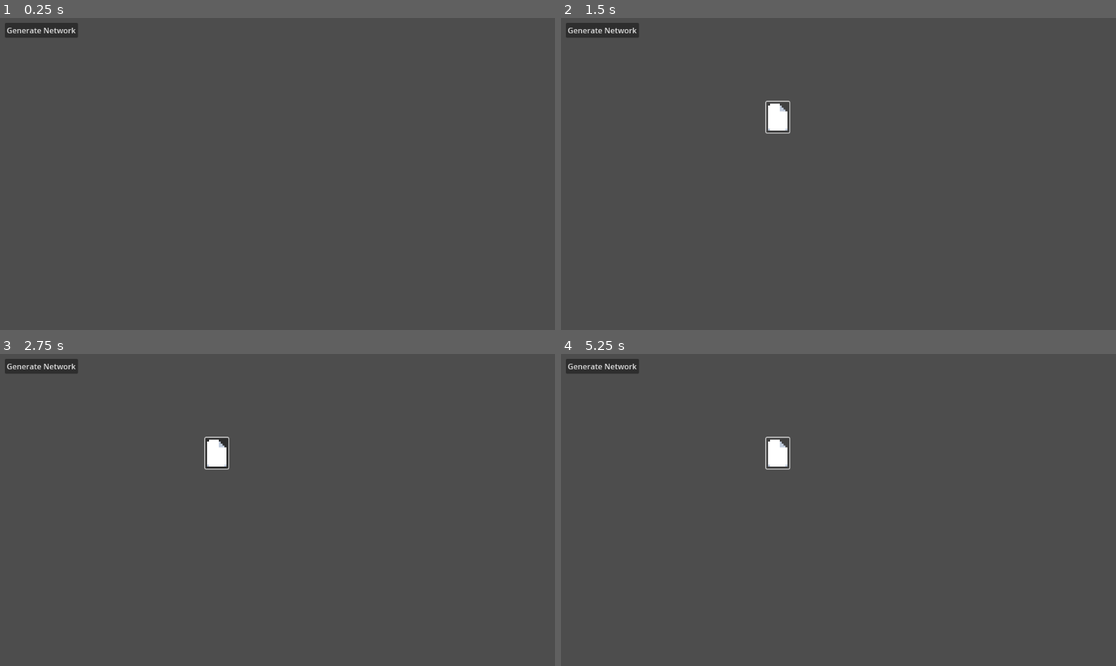
Above: before the commit, frames 1-4 (two rows, left to right).
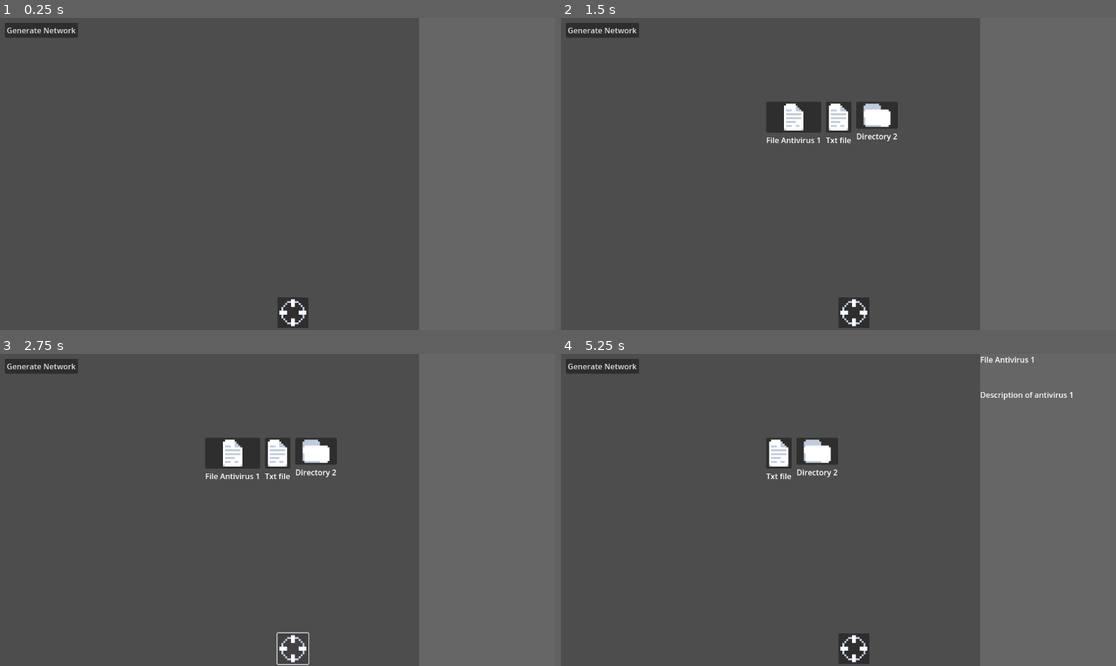
Above: after the commit, the same moments.

Repository: Kawottex/ProjectIntrusion
Game: Godot game, scene res://scenes/main_scene.tscn
Same seed, same stepped clock (60 frames per second), same inputs: the game is played once before the commit and once after it.
Inputs (mouse positions are in pixels of both pictures, inside the frame that each line leads up to; where the layout moved, square brackets give the same spot in the first picture):
- Up to frame 1 (0.25 s): no input
- Up to frame 2 (1.5 s): click "Generate Network" at 0.5 s; click (783, 117) [777, 117] at 1.25 s
- Up to frame 3 (2.75 s): click (294, 647) at 2.02 s
- Up to frame 4 (5.25 s): click (777, 453) at 2.77 s; click "Generate Network" at 3.5 s; click (855, 647) at 4.27 s; click (777, 453) at 5.02 s

The runs differ from the first frame. In frame 1, 25% of the frame differs, in the area x 50-100%, y 0-100%; in frame 2, 27%, in the area x 36-100%, y 0-100%; in frame 3, 27%; in frame 4, 26%.
Error before the commit: Invalid access to property or key 'name' on a base object of type 'Nil'. (res://scripts/system_element_generator.gd:13)

Commit message:
Continue UI and actions

Diff:
--- a/project.godot
+++ b/project.godot
@@ -21,4 +21,4 @@
 MissionManager="*res://scripts/mission_manager.gd"
 NetworkGenerator="*res://scripts/network_generator.gd"
 SystemManager="*res://scripts/system_manager.gd"
-SystemElementGenerator="*res://scenes/system_element_generator.tscn"
+SysElemGenerator="*res://scenes/sys_elem_generator.tscn"
--- a/scenes/action_container.gd
+++ /dev/null
@@ -1,3 +0,0 @@
-extends Control
-
-@export var box_container: HBoxContainer
--- a/scenes/action_container.tscn
+++ b/scenes/action_container.tscn
@@ -1,6 +1,6 @@
 [gd_scene load_steps=2 format=3 uid="uid://0ljt48pcjgnj"]
 
-[ext_resource type="Script" path="res://scenes/action_container.gd" id="1_ft0uo"]
+[ext_resource type="Script" path="res://scripts/ui/action_container.gd" id="1_ft0uo"]
 
 [node name="ActionContainer" type="Control" node_paths=PackedStringArray("box_container")]
 layout_mode = 3
--- /dev/null
+++ b/scenes/file_description_window.tscn
@@ -0,0 +1,42 @@
+[gd_scene load_steps=2 format=3 uid="uid://b2cra1ff3oq7p"]
+
+[ext_resource type="Script" path="res://scripts/ui/file_description_window.gd" id="1_a0xsp"]
+
+[node name="FileDescriptionWindow" type="Control" node_paths=PackedStringArray("file_name_label", "file_description_label")]
+layout_mode = 3
+anchors_preset = 15
+anchor_right = 1.0
+anchor_bottom = 1.0
+grow_horizontal = 2
+grow_vertical = 2
+script = ExtResource("1_a0xsp")
+file_name_label = NodePath("VBoxContainer/FileNameLabel")
+file_description_label = NodePath("VBoxContainer/FileDescriptionLabel")
+
+[node name="ColorRect" type="ColorRect" parent="."]
+layout_mode = 1
+anchors_preset = 15
+anchor_right = 1.0
+anchor_bottom = 1.0
+grow_horizontal = 2
+grow_vertical = 2
+color = Color(0.400698, 0.400698, 0.400698, 1)
+
+[node name="VBoxContainer" type="VBoxContainer" parent="."]
+layout_mode = 1
+anchors_preset = 15
+anchor_right = 1.0
+anchor_bottom = 1.0
+grow_horizontal = 2
+grow_vertical = 2
+theme_override_constants/separation = 50
+
+[node name="FileNameLabel" type="Label" parent="VBoxContainer"]
+custom_minimum_size = Vector2(100, 20)
+layout_mode = 2
+autowrap_mode = 3
+
+[node name="FileDescriptionLabel" type="Label" parent="VBoxContainer"]
+custom_minimum_size = Vector2(100, 20)
+layout_mode = 2
+autowrap_mode = 3
--- a/scenes/hack_command_button.tscn
+++ b/scenes/hack_command_button.tscn
@@ -1,17 +1,9 @@
 [gd_scene load_steps=2 format=3 uid="uid://d05crcq4qs08u"]
 
-[ext_resource type="Script" path="res://scripts/hack_command_button.gd" id="1_ic7y4"]
+[ext_resource type="Script" path="res://scripts/ui/hack_command_button.gd" id="1_ic7y4"]
 
-[node name="HackCommandButton" type="Control"]
-layout_mode = 3
-anchors_preset = 15
-anchor_right = 1.0
-anchor_bottom = 1.0
-grow_horizontal = 2
-grow_vertical = 2
-script = ExtResource("1_ic7y4")
-
-[node name="Button" type="Button" parent="."]
-layout_mode = 0
+[node name="HackCommandButton" type="Button" node_paths=PackedStringArray("main_button")]
 offset_right = 8.0
 offset_bottom = 8.0
+script = ExtResource("1_ic7y4")
+main_button = NodePath(".")
--- a/scenes/main_scene.tscn
+++ b/scenes/main_scene.tscn
@@ -1,7 +1,8 @@
-[gd_scene load_steps=3 format=3 uid="uid://sxgl4pw20jg"]
+[gd_scene load_steps=4 format=3 uid="uid://sxgl4pw20jg"]
 
-[ext_resource type="Script" path="res://scenes/generate_network_btn.gd" id="1_hbjyx"]
+[ext_resource type="Script" path="res://scripts/ui/generate_network_btn.gd" id="1_hbjyx"]
 [ext_resource type="PackedScene" uid="uid://0ljt48pcjgnj" path="res://scenes/action_container.tscn" id="2_6nuwt"]
+[ext_resource type="PackedScene" uid="uid://b2cra1ff3oq7p" path="res://scenes/file_description_window.tscn" id="3_bmjce"]
 
 [node name="MainScene" type="Node2D"]
 
@@ -36,4 +37,12 @@
 anchor_left = 0.5
 anchor_top = 1.0
 anchor_right = 0.5
+offset_top = -68.0
+offset_bottom = -68.0
 grow_vertical = 0
+
+[node name="FileDescriptionWindow" parent="MainCanvasLayer" instance=ExtResource("3_bmjce")]
+anchors_preset = -1
+anchor_left = 0.755
+offset_left = 0.239929
+grow_horizontal = 0
--- a/scenes/sys_elem_button.tscn
+++ b/scenes/sys_elem_button.tscn
@@ -1,12 +1,12 @@
 [gd_scene load_steps=3 format=3 uid="uid://ckg8bnio24yc0"]
 
-[ext_resource type="Script" path="res://scripts/sys_elem_button.gd" id="1_tkik7"]
+[ext_resource type="Script" path="res://scripts/ui/sys_elem_button.gd" id="1_6dhti"]
 [ext_resource type="Texture2D" uid="uid://byj06jtyshr3t" path="res://assets/Lucid V1.2/SVG/Shadow/File.svg" id="2_o8ui3"]
 
 [node name="FileButton" type="VBoxContainer" node_paths=PackedStringArray("main_button", "main_label")]
 offset_right = 40.0
 offset_bottom = 40.0
-script = ExtResource("1_tkik7")
+script = ExtResource("1_6dhti")
 main_button = NodePath("MainButton")
 main_label = NodePath("MainLabel")
 
--- /dev/null
+++ b/scenes/sys_elem_generator.tscn
@@ -0,0 +1,12 @@
+[gd_scene load_steps=4 format=3 uid="uid://dqagil4jm1vo4"]
+
+[ext_resource type="Script" path="res://scripts/sys_elem_generator.gd" id="1_7jwgm"]
+[ext_resource type="Texture2D" uid="uid://152iing3563v" path="res://assets/Lucid V1.2/SVG/Shadow/Folder.svg" id="2_f606p"]
+[ext_resource type="Texture2D" uid="uid://dayrq7f8oeha4" path="res://assets/Lucid V1.2/SVG/Shadow/File-Text.svg" id="3_17pt7"]
+
+[node name="SysElemGenerator" type="Node"]
+script = ExtResource("1_7jwgm")
+elements_icons = {
+2: ExtResource("2_f606p"),
+3: ExtResource("3_17pt7")
+}
--- a/scenes/system_element_generator.tscn
+++ /dev/null
@@ -1,12 +0,0 @@
-[gd_scene load_steps=4 format=3 uid="uid://dqagil4jm1vo4"]
-
-[ext_resource type="Script" path="res://scripts/system_element_generator.gd" id="1_7yamb"]
-[ext_resource type="Texture2D" uid="uid://152iing3563v" path="res://assets/Lucid V1.2/SVG/Shadow/Folder.svg" id="2_1npkf"]
-[ext_resource type="Texture2D" uid="uid://dayrq7f8oeha4" path="res://assets/Lucid V1.2/SVG/Shadow/File-Text.svg" id="3_l1gsk"]
-
-[node name="SystemElementGenerator" type="Node"]
-script = ExtResource("1_7yamb")
-elements_icons = {
-2: ExtResource("2_1npkf"),
-3: ExtResource("3_l1gsk")
-}
--- a/scripts/hack_commands/delete_file_command.gd
+++ b/scripts/hack_commands/delete_file_command.gd
@@ -6,12 +6,16 @@
 	command_description = preload("res://resources/hack_commands/delete_file_command.tres")
 
 func mouse_execute():
-	# Get selected file
-	var arg = 0
-	delete_file(arg)
+	var selected_file: FileElementDescription = SystemManager.current_selected_file
+	if selected_file != null:
+		delete_file(selected_file)
+	else:
+		print("Can't execute delete command, no file selected")
+
 
 func cli_execute(arg):
 	delete_file(arg)
 
+
 func delete_file(file_to_delete):
 	SystemManager.delete_system_element(file_to_delete)
--- a/scripts/hack_commands/hack_command_description.gd
+++ b/scripts/hack_commands/hack_command_description.gd
@@ -1,8 +1,8 @@
 class_name HackCommandDescription extends Resource
 
 enum HackCommandType {
-    NONE,
-    DELETE_FILE,
+	NONE,
+	DELETE_FILE,
 }
 
 @export var command_name: String
@@ -12,10 +12,10 @@
 
 
 func _init(
-    p_command_name = "",
-    p_command_type = HackCommandType.NONE,
-    p_command_icon = null
+	p_command_name = "",
+	p_command_type = HackCommandType.NONE,
+	p_command_icon = null
 ):
-    command_name = p_command_name
-    command_type = p_command_type
-    command_icon = p_command_icon
+	command_name = p_command_name
+	command_type = p_command_type
+	command_icon = p_command_icon
--- a/scripts/mission_manager.gd
+++ b/scripts/mission_manager.gd
@@ -4,7 +4,6 @@
 
 @onready var tmp_mission_file: NetworkElementDescription = preload("res://resources/missions/test_network.tres")
 
-var current_mission: NetworkElementDescription
 
 func trigger_network_generation():
 	NetworkGenerator.clear_grid_container()
@@ -13,4 +12,4 @@
 
 func load_mission(mission_file: NetworkElementDescription):
 	SystemManager.init_current_system(mission_file)
-	NetworkGenerator.generate_elem_network(current_mission)
+	NetworkGenerator.generate_elem_network(SystemManager.current_system)
--- a/scripts/network_generator.gd
+++ b/scripts/network_generator.gd
@@ -10,24 +10,16 @@
 
 
 func generate_elem_network(network_desc: NetworkElementDescription):
-	var click_callback: Callable = Callable(self, "generate_network_element_content")
-	SystemElementGenerator.generate_system_element(network_desc, click_callback)
+	SysElemGenerator.generate_system_element(network_desc)
 
 
 func generate_elem_directory(dir_desc: DirectoryElementDescription, is_prev_dir: bool = false):
-	var click_callback: Callable = Callable(self, "generate_directory_content")
 	dir_desc.is_prev_dir = is_prev_dir
-	SystemElementGenerator.generate_system_element(dir_desc, click_callback)
+	SysElemGenerator.generate_system_element(dir_desc)
 
 
 func generate_elem_file(file_desc: FileElementDescription):
-	var click_callback: Callable = Callable(self, "display_file_info")
-	SystemElementGenerator.generate_system_element(file_desc, click_callback)
-
-
-func generate_network_element_content(network_elem_desc: NetworkElementDescription):
-	var root_directory: DirectoryElementDescription = network_elem_desc.root_directory
-	generate_directory_content(root_directory)
+	SysElemGenerator.generate_system_element(file_desc)
 
 
 func generate_directory_content(dir_desc: DirectoryElementDescription):
@@ -46,10 +38,6 @@
 			generate_elem_file(elem_desc)
 
 
-func display_file_info(file_desc: FileElementDescription):
-	print("file desc: " + file_desc.description)
-
-
 func clear_grid_container():
 	for child in grid_container.get_children():
 		grid_container.remove_child(child)
--- /dev/null
+++ b/scripts/sys_elem_behaviour/directory_elem_behaviour.gd
@@ -0,0 +1,5 @@
+class_name DirectoryElemBehaviour extends SysElemBehaviour
+
+func execute_behaviour():
+	SystemManager.set_current_directory(sys_elem_description)
+	NetworkGenerator.generate_directory_content(sys_elem_description)
--- /dev/null
+++ b/scripts/sys_elem_behaviour/file_elem_behaviour.gd
@@ -0,0 +1,6 @@
+class_name FileElemBehaviour extends SysElemBehaviour
+
+func execute_behaviour():
+	var file_desc_win : FileDescriptionWindow = UIManager.get_file_description_window()
+	file_desc_win.set_file(sys_elem_description)
+	SystemManager.set_current_selected_file(sys_elem_description)
--- /dev/null
+++ b/scripts/sys_elem_behaviour/network_elem_behaviour.gd
@@ -0,0 +1,6 @@
+class_name NetworkElemBehaviour extends SysElemBehaviour
+
+func execute_behaviour():
+	var root_directory: DirectoryElementDescription = sys_elem_description.root_directory
+	SystemManager.set_current_directory(root_directory)
+	NetworkGenerator.generate_directory_content(root_directory)
--- /dev/null
+++ b/scripts/sys_elem_behaviour/sys_elem_behaviour.gd
@@ -0,0 +1,9 @@
+class_name SysElemBehaviour extends Object
+
+var sys_elem_description: SystemElementDescription
+
+func _init(p_sys_elem_description: SystemElementDescription):
+	sys_elem_description = p_sys_elem_description
+
+func execute_behaviour():
+	print("No behaviour implemented for this sys element")
--- a/scripts/sys_elem_button.gd
+++ /dev/null
@@ -1,16 +0,0 @@
-class_name SysElemButton extends Control
-
-@export var main_button: Button
-@export var main_label: Label
-
-var sys_elem_description: SystemElementDescription
-
-
-func _ready():
-	main_button.pressed.connect(_on_main_button_pressed)
-
-
-func _on_main_button_pressed():
-	# TODO: Display selected file and register it somewhere
-	# to be used by delete_file_command
-	pass
--- /dev/null
+++ b/scripts/sys_elem_generator.gd
@@ -0,0 +1,33 @@
+extends Node
+
+@onready var grid_container = UIManager.get_grid_container()
+@onready var file_button_scene = preload("res://scenes/sys_elem_button.tscn")
+
+@export var elements_icons: Dictionary
+
+
+func generate_system_element(element_desc: SystemElementDescription) -> SysElemButton:
+	# Common behaviour
+	var new_file_button: SysElemButton = file_button_scene.instantiate().with_data(element_desc)
+	grid_container.add_child(new_file_button)
+	new_file_button.main_label.text = element_desc.name
+
+	if element_desc.element_type in elements_icons:
+		new_file_button.main_button.icon = elements_icons[element_desc.element_type]
+
+	# Specific behaviour
+	match element_desc.element_type:
+		SystemElementDescription.SystemElementType.DIRECTORY:
+			generate_directory_element(new_file_button, element_desc)
+		SystemElementDescription.SystemElementType.FILE:
+			generate_file_element(new_file_button, element_desc)
+
+	return new_file_button
+
+func generate_directory_element(directory_button: SysElemButton, dir_desc: DirectoryElementDescription):
+	if dir_desc.is_prev_dir:
+		directory_button.main_label.text = ".."
+
+
+func generate_file_element(_file_button: SysElemButton, _file_desc: FileElementDescription):
+	pass
--- a/scripts/system_descriptions/directory_element_description.gd
+++ b/scripts/system_descriptions/directory_element_description.gd
@@ -19,3 +19,13 @@
 func remove_child(p_child: SystemElementDescription):
 	if p_child in directory_content:
 		directory_content.erase(p_child)
+
+
+func get_str_description() -> String:
+	var str_desc = super()
+	str_desc += "[DirectoryElementDescription]\n"
+	str_desc += "Is Root: " + str(is_root) + "\n"
+	str_desc += "Directory content:\n"
+	for sys_elem in directory_content:
+		str_desc += sys_elem.get_str_description()
+	return str_desc
--- a/scripts/system_descriptions/system_element_description.gd
+++ b/scripts/system_descriptions/system_element_description.gd
@@ -40,3 +40,14 @@
 	protections = p_protections
 
 	parent_element = null
+
+func get_str_description() -> String:
+	var str_desc = "[SystemElementDescription]\n"
+	str_desc += "GUID: " + guid + "\n"
+	str_desc += "Name: " + name + "\n"
+	str_desc += "Element type: " + str(element_type) + "\n"
+	str_desc += "Description: " + description + "\n"
+	str_desc += "Interaction type: " + str(interaction_type) + "\n"
+	str_desc += "Protections: TODO" + "\n"
+	str_desc += "\n"
+	return str_desc
--- a/scripts/system_element_generator.gd
+++ /dev/null
@@ -1,33 +0,0 @@
-extends Node
-
-@onready var grid_container = UIManager.get_grid_container()
-@onready var file_button_scene = preload("res://scenes/sys_elem_button.tscn")
-
-@export var elements_icons: Dictionary
-
-
-func generate_system_element(element_desc: SystemElementDescription, click_callback: Callable) -> SysElemButton:
-	# Common behaviour
-	var new_file_button: SysElemButton = file_button_scene.instantiate()
-	grid_container.add_child(new_file_button)
-	new_file_button.main_label.text = element_desc.name
-	new_file_button.main_button.pressed.connect(click_callback.bind(element_desc))
-	new_file_button.sys_elem_description = element_desc
-
-	# Specific behaviour
-	match element_desc.element_type:
-		SystemElementDescription.SystemElementType.DIRECTORY:
-			generate_directory_element(new_file_button, element_desc)
-		SystemElementDescription.SystemElementType.FILE:
-			generate_file_element(new_file_button, element_desc)
-
-	return new_file_button
-
-func generate_directory_element(directory_button: SysElemButton, folder_desc: DirectoryElementDescription):
-	directory_button.main_button.icon = elements_icons[folder_desc.element_type]
-	if folder_desc.is_prev_dir:
-		directory_button.main_label.text = ".."
-
-
-func generate_file_element(file_button: SysElemButton, file_desc: FileElementDescription):
-	file_button.main_button.icon = elements_icons[file_desc.element_type]
--- a/scripts/system_manager.gd
+++ b/scripts/system_manager.gd
@@ -1,10 +1,29 @@
 extends Node
 
 var current_system: NetworkElementDescription
+var current_directory: DirectoryElementDescription
+var current_selected_file: FileElementDescription
+
 
 func init_current_system(p_system: NetworkElementDescription):
 	current_system = p_system.duplicate(true)
 
+
 func delete_system_element(p_elem: SystemElementDescription):
 	if p_elem.parent_element is DirectoryElementDescription:
 		p_elem.parent_element.remove_child(p_elem)
+		refresh_current_directory()
+
+
+func set_current_selected_file(p_current_selected_file: FileElementDescription):
+	current_selected_file = p_current_selected_file
+
+
+func set_current_directory(p_current_directory: DirectoryElementDescription):
+	print("curr dir: " + p_current_directory.name)
+	current_directory = p_current_directory
+
+
+func refresh_current_directory():
+	print(current_directory.get_str_description())
+	NetworkGenerator.generate_elem_directory(current_directory)
--- /dev/null
+++ b/scripts/ui/action_container.gd
@@ -0,0 +1,14 @@
+extends Control
+
+@onready var hack_command_button_scene = preload("res://scenes/hack_command_button.tscn")
+
+@export var box_container: HBoxContainer
+
+
+func _ready():
+	generate_action_container()
+
+
+func generate_action_container():
+	var test_action_delete: HackCommandButton = hack_command_button_scene.instantiate().with_data(DeleteFileCommand.new())
+	box_container.add_child(test_action_delete)
--- /dev/null
+++ b/scripts/ui/file_description_window.gd
@@ -0,0 +1,12 @@
+class_name FileDescriptionWindow extends Control
+
+
+@export var file_name_label: Label
+@export var file_description_label: Label
+
+var file_elem_desc: FileElementDescription
+
+func set_file(p_file_elem_desc: FileElementDescription):
+	file_elem_desc = p_file_elem_desc
+	file_name_label.text = file_elem_desc.name
+	file_description_label.text = file_elem_desc.description
--- a/scripts/hack_command_button.gd
+++ b/scripts/ui/hack_command_button.gd
@@ -1,12 +1,16 @@
-extends Control
+class_name HackCommandButton extends Control
 
 
 @export var main_button: Button
 var hack_command: HackCommand
 
 
-func _init(p_hack_command):
+func with_data(p_hack_command):
 	hack_command = p_hack_command
+	return self
+
+
+func _ready():
 	main_button.icon = hack_command.command_description.command_icon
 	main_button.pressed.connect(_main_button_pressed)
 
--- /dev/null
+++ b/scripts/ui/sys_elem_button.gd
@@ -0,0 +1,32 @@
+class_name SysElemButton extends Control
+
+@export var main_button: Button
+@export var main_label: Label
+
+var sys_elem_description: SystemElementDescription
+var sys_elem_behaviour: SysElemBehaviour
+
+
+func with_data(p_sys_elem_desc: SystemElementDescription) -> SysElemButton:
+	sys_elem_description = p_sys_elem_desc
+	return self
+
+
+func _ready():
+	sys_elem_behaviour = create_sys_elem_behaviour(sys_elem_description)
+	main_button.pressed.connect(_on_main_button_pressed)
+
+
+func _on_main_button_pressed():
+	sys_elem_behaviour.execute_behaviour()
+
+
+func create_sys_elem_behaviour(sys_elem_desc: SystemElementDescription) -> SysElemBehaviour:
+	match sys_elem_desc.element_type:
+		SystemElementDescription.SystemElementType.NETWORK:
+			return NetworkElemBehaviour.new(sys_elem_desc)
+		SystemElementDescription.SystemElementType.DIRECTORY:
+			return DirectoryElemBehaviour.new(sys_elem_desc)
+		SystemElementDescription.SystemElementType.FILE:
+			return FileElemBehaviour.new(sys_elem_desc)
+	return null
--- a/scripts/ui_manager.gd
+++ b/scripts/ui_manager.gd
@@ -4,3 +4,6 @@
 
 func get_grid_container() -> GridContainer:
 	return main_canvas_layer.get_node("GridContainer")
+
+func get_file_description_window() -> FileDescriptionWindow:
+	return main_canvas_layer.get_node("FileDescriptionWindow")
Renamed: scenes/generate_network_btn.gd -> scripts/ui/generate_network_btn.gd
